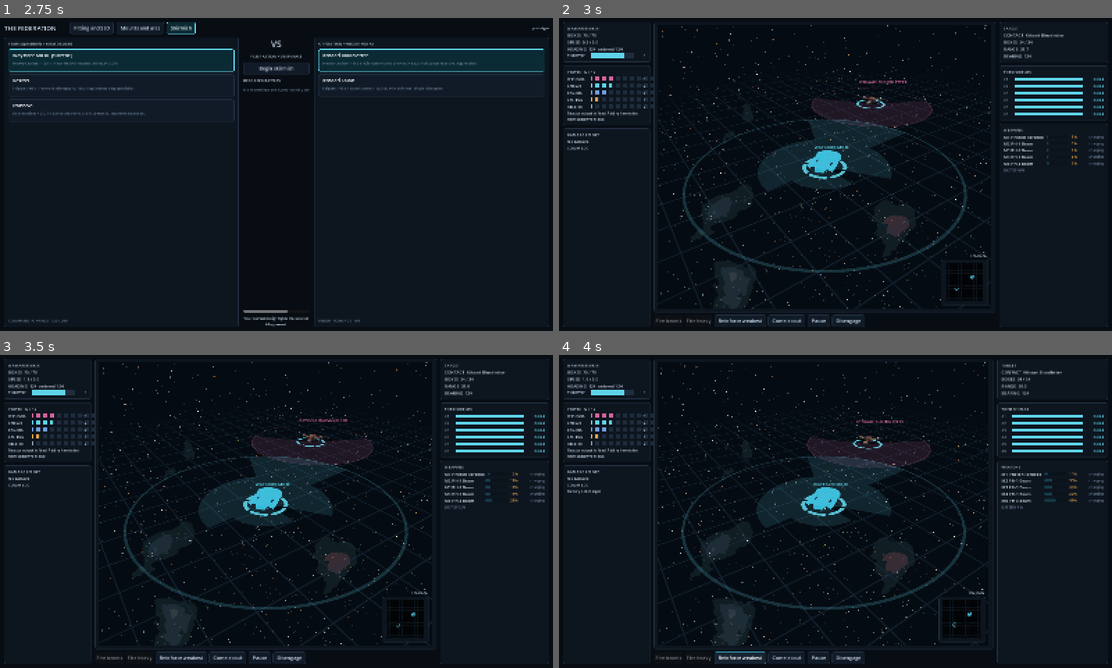
Above: before the commit, frames 1-4 (two rows, left to right).
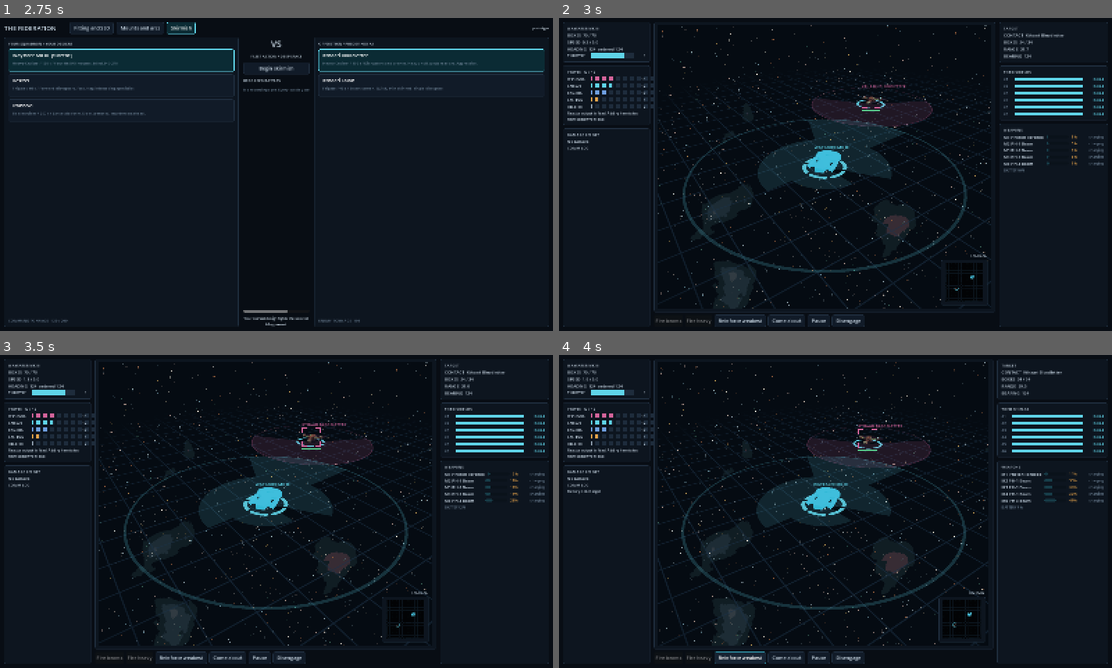
Above: after the commit, the same moments.

Repository: RubenTipparach/the-federation
Game: Godot game, scene res://scenes/main.tscn
Two runs of this game, one before a commit and one after it. Both use one fixed random seed, a clock stepped at 60 frames per second and the inputs below.
Inputs:
- Up to frame 1 (2.75 s): click "Fitting and SSD" at 0.5 s; click "Mounts and arcs" at 1.25 s; click "Skirmish" at 2 s
- Up to frame 2 (3 s): click "Begin skirmish" at 2.75 s
- Up to frame 3 (3.5 s): no input
- Up to frame 4 (4 s): click "Reinforce weakest" at 3.5 s

Frame 1 is identical in both runs. In frame 2, 0.1% of the frame differs, in the area x 54-64%, y 20-30%; in frame 3, 0.2%, in the area x 54-63%, y 20-31%; in frame 4, 0.2%.

Commit message:
Mark contacts: hover corners, right click lock, name and hull bar
A ship under the cursor now draws faint corner brackets, and right clicking
one locks onto it and draws the bracket bright with the ship's name above and
its hull bar below.

Hover and lock are one component at two strengths rather than two things to
build and keep in agreement. A hover is a suggestion, so it is dim corners
only; a lock is a decision, so it earns the name and the hull bar. Both are
painted in _draw() under the section 7 data driven exception, because the
bracket's size follows the ship's projected extent and changes with zoom and
range every frame.

The bracket is sized by projecting a point one hull radius to the ship's side
and measuring that on screen, so it hugs a frigate, opens out around a
battlecruiser, and tracks the camera without a second scale factor to keep in
step with it.

Right click routes through the same target command the cycle buttons already
use, so the mouse does not acquire a private notion of what is targeted. In a
duel the enemy is already the default target, so it shows locked from the
first frame; the hover state is what a second hostile would use.

A locked bracket carries the ship's name, so that ship's floating label stands
down. Without that the name printed twice, overlapping itself, which the first
run showed plainly.

Co-Authored-By: Claude Opus 5 <noreply@anthropic.com>
Claude-Session: https://claude.ai/code/session_01CvwCzyN7nJMTRzM6y36WyC

Diff:
--- a/scenes/combat.tscn
+++ b/scenes/combat.tscn
@@ -6,6 +6,7 @@
 [ext_resource type="PackedScene" path="res://scenes/ui/touch_controls.tscn" id="4"]
 [ext_resource type="Environment" path="res://assets/materials/env_plan_inset.tres" id="5"]
 [ext_resource type="PackedScene" path="res://scenes/ui/box_strip.tscn" id="6"]
+[ext_resource type="PackedScene" path="res://scenes/ui/target_bracket.tscn" id="7"]
 
 [node name="Combat" type="HBoxContainer"]
 anchors_preset = 15
@@ -222,6 +223,12 @@
 size = Vector2i(800, 500)
 
 [node name="World" parent="Mid/ViewPanel/Stack/ViewContainer/View" instance=ExtResource("2")]
+
+[node name="Bracket0" parent="Mid/ViewPanel/Stack" instance=ExtResource("7")]
+visible = false
+
+[node name="Bracket1" parent="Mid/ViewPanel/Stack" instance=ExtResource("7")]
+visible = false
 
 [node name="PlayerLabel" type="Label" parent="Mid/ViewPanel/Stack"]
 layout_mode = 0
--- /dev/null
+++ b/scenes/ui/target_bracket.tscn
@@ -0,0 +1,19 @@
+[gd_scene load_steps=2 format=3]
+
+[ext_resource type="Script" path="res://src/ui/target_bracket.gd" id="1"]
+
+[node name="TargetBracket" type="Control"]
+layout_mode = 3
+anchors_preset = 0
+mouse_filter = 2
+script = ExtResource("1")
+
+[node name="Name" type="Label" parent="."]
+layout_mode = 0
+anchor_right = 1.0
+offset_top = -18.0
+offset_bottom = -4.0
+mouse_filter = 2
+theme_override_font_sizes/font_size = 11
+horizontal_alignment = 1
+text = "CONTACT"
--- a/src/ui/combat_screen.gd
+++ b/src/ui/combat_screen.gd
@@ -13,6 +13,16 @@
 const THROTTLE_NOTCHES := 8
 ## Where the helm starts a battle: most of the way up, leaving room to push.
 const OPENING_THROTTLE_NOTCH := 6
+const TargetBracket := preload("res://src/ui/target_bracket.gd")
+## Markers authored in the scene, one per ship in a duel.
+const BRACKET_COUNT := 2
+## Hull radius in sim units per ton, so a bracket is sized by the ship it is
+## drawn around rather than by a single number for every hull.
+const BRACKET_RADIUS_PER_TON := 0.022
+const BRACKET_MIN_PX := 16.0
+const BRACKET_MAX_PX := 120.0
+## Extra pixels around a ship that still count as pointing at it.
+const BRACKET_PICK_SLACK := 10.0
 ## Each sink gets its own hue so the five strips are told apart at a glance
 ## rather than by counting rows. The subsystem family colours only supply four,
 ## which left shields and reserve identical, so these are named directly.
@@ -394,6 +404,17 @@
 					Catalog.tuning()["camera"]["zoom_touch_scale"]))
 			_pinch_span = span
 			return
+	# Right click locks onto the contact under the cursor. It routes through the
+	# same target command the cycle buttons use, so there is one notion of what
+	# is targeted rather than a second one owned by the mouse.
+	if event is InputEventMouseButton and event.pressed \
+			and event.button_index == MOUSE_BUTTON_RIGHT:
+		var picked: int = _ship_under_mouse()
+		if picked >= 0 and battle.ships[picked] != battle.player() and _can_command():
+			if battle.apply_command(0, "target", [picked]):
+				_note("Locked on %s" % String(
+					battle.ships[picked].fit.hull()["name"]).to_upper())
+		return
 	if event is InputEventMouseButton and event.button_index == MOUSE_BUTTON_LEFT:
 		if event.pressed:
 			_dragging = true
@@ -648,6 +669,76 @@
 	status.position = q + Vector2(-40, -42)
 	status.text = "" if downs.is_empty() else "SHIELD %s DOWN" % " ".join(downs)
 	status.add_theme_color_override("font_color", Palette.AMBER)
+	_refresh_brackets(world, stack)
+
+
+## Draw a marker over each ship: faint corners under the cursor, a full
+## bracket with name and hull bar on the one that is actually targeted.
+##
+## The bracket is sized from the ship's own projected extent rather than a
+## fixed pixel box, so it hugs a frigate and opens out around a battlecruiser,
+## and it keeps doing so as the camera zooms.
+func _refresh_brackets(world: Node3D, stack: Control) -> void:
+	var picked: int = _ship_under_mouse()
+	var target: ShipState = battle.target_for(battle.player())
+	for i in range(battle.ships.size()):
+		if i >= BRACKET_COUNT:
+			break
+		var ship: ShipState = battle.ships[i]
+		var bracket: Control = stack.get_node("Bracket%d" % i)
+		var state: int = TargetBracket.State.HIDDEN
+		if ship.alive and target != null and ship == target:
+			state = TargetBracket.State.LOCKED
+		elif ship.alive and i == picked:
+			state = TargetBracket.State.HOVER
+		# A locked bracket carries the ship's name itself, so the floating label
+		# for that ship stands down rather than printing the name twice on top
+		# of itself.
+		var label: String = "PlayerLabel" if i == 0 else "EnemyLabel"
+		stack.get_node(label).visible = state != TargetBracket.State.LOCKED
+		if state == TargetBracket.State.HIDDEN:
+			bracket.visible = false
+			continue
+		var half: float = _ship_screen_radius(world, ship)
+		var centre: Vector2 = world.screen_pos(ship.pos)
+		bracket.size = Vector2(half * 2.0, half * 2.0)
+		bracket.position = centre - Vector2(half, half)
+		bracket.show_target(state, String(ship.fit.hull()["name"]).to_upper(),
+			float(ship.total_boxes()) / maxf(1.0, float(ship.total_boxes_max())),
+			Palette.CYAN if i == 0 else Palette.MAGENTA)
+
+
+## Half the ship's on screen size, measured by projecting a point one hull
+## radius to its side. Doing it from the projection rather than from a constant
+## means the bracket tracks zoom and perspective without a second scale factor
+## to keep in step with the camera.
+func _ship_screen_radius(world: Node3D, ship: ShipState) -> float:
+	var r: float = float(ship.fit.hull()["tonnage"]) * BRACKET_RADIUS_PER_TON
+	var centre: Vector2 = world.screen_pos(ship.pos)
+	var edge: Vector2 = world.screen_pos(ship.pos + Vector2(r, 0.0))
+	return clampf(centre.distance_to(edge), BRACKET_MIN_PX, BRACKET_MAX_PX)
+
+
+## Which ship the cursor is over, or -1. Picking is done in screen space
+## against the same projection the brackets are drawn from, so what lights up
+## is exactly what is under the pointer.
+func _ship_under_mouse() -> int:
+	var container: Control = $Mid/ViewPanel/Stack/ViewContainer
+	if not container.get_global_rect().has_point(container.get_global_mouse_position()):
+		return -1
+	var world: Node3D = _world()
+	var mouse: Vector2 = container.get_local_mouse_position()
+	var best: int = -1
+	var best_d: float = INF
+	for i in range(battle.ships.size()):
+		var ship: ShipState = battle.ships[i]
+		if not ship.alive:
+			continue
+		var d: float = mouse.distance_to(world.screen_pos(ship.pos))
+		if d < _ship_screen_radius(world, ship) + BRACKET_PICK_SLACK and d < best_d:
+			best_d = d
+			best = i
+	return best
 
 
 func _note(line: String) -> void:
--- /dev/null
+++ b/src/ui/target_bracket.gd
@@ -0,0 +1,85 @@
+extends Control
+
+## The marker drawn over a ship in the tactical view: four corner brackets, the
+## ship's name above them, and its hull bar below.
+##
+## One component, two states, because a hover and a lock are the same marker at
+## two strengths rather than two things to build and keep in agreement
+## (CLAUDE.md 4.1). HOVER draws the corners alone and dim, so pointing at a
+## contact says only "this is pickable". LOCKED draws them bright and adds the
+## name and the hull bar, which is the information a player wants about the
+## ship they have actually chosen to shoot.
+##
+## Painted in _draw() under the section 7 data driven exception: the bracket's
+## size follows the ship's projected extent, which changes with zoom and range
+## every frame, so there is no static node tree that could describe it. Only
+## the name Label is a real node, because text is not worth hand drawing.
+
+enum State { HIDDEN, HOVER, LOCKED }
+
+## Length of each corner arm as a fraction of the shorter side, so the corners
+## stay corners instead of becoming a full box on a small bracket.
+const ARM_FRAC := 0.28
+const ARM_MIN := 6.0
+const THICK := 2.0
+const BAR_H := 3.0
+const BAR_GAP := 5.0
+
+var state: int = State.HIDDEN
+var tint: Color = Palette.CYAN
+var hull_frac: float = 1.0
+
+
+func show_target(p_state: int, p_name: String, p_hull_frac: float,
+		p_tint: Color) -> void:
+	state = p_state
+	tint = p_tint
+	hull_frac = clampf(p_hull_frac, 0.0, 1.0)
+	visible = state != State.HIDDEN
+	var label: Label = $Name
+	label.visible = state == State.LOCKED
+	if label.visible:
+		label.text = p_name
+		label.add_theme_color_override("font_color", tint)
+	queue_redraw()
+
+
+func _draw() -> void:
+	if state == State.HIDDEN:
+		return
+	var col: Color = tint
+	if state == State.HOVER:
+		# A hover is a suggestion, not a decision, so it is drawn faint.
+		col.a = 0.45
+	var arm: float = maxf(ARM_MIN, minf(size.x, size.y) * ARM_FRAC)
+	var w: float = size.x
+	var h: float = size.y
+	# Four corners, each two strokes. Drawn as rects rather than lines so the
+	# thickness is exact at any zoom instead of depending on line antialiasing.
+	var corners: Array = [
+		[Vector2(0, 0), Vector2(1, 1)],
+		[Vector2(w, 0), Vector2(-1, 1)],
+		[Vector2(0, h), Vector2(1, -1)],
+		[Vector2(w, h), Vector2(-1, -1)],
+	]
+	for c in corners:
+		var p: Vector2 = c[0]
+		var d: Vector2 = c[1]
+		var hx: float = p.x if d.x > 0 else p.x - arm
+		var vy: float = p.y if d.y > 0 else p.y - arm
+		draw_rect(Rect2(hx, p.y - (0.0 if d.y > 0 else THICK), arm, THICK), col)
+		draw_rect(Rect2(p.x - (0.0 if d.x > 0 else THICK), vy, THICK, arm), col)
+
+	if state != State.LOCKED:
+		return
+	# Hull bar under the bracket, full width, so damage reads without moving
+	# the eye off the ship.
+	var bar_y: float = h + BAR_GAP
+	draw_rect(Rect2(0, bar_y, w, BAR_H), Palette.LINE)
+	if hull_frac > 0.0:
+		var band: Color = Palette.OK
+		if hull_frac <= 0.25:
+			band = Palette.CRIT
+		elif hull_frac <= 0.6:
+			band = Palette.AMBER
+		draw_rect(Rect2(0, bar_y, w * hull_frac, BAR_H), band)
Not shown: 1 places in scenes/combat.tscn that only renumber resources
Not shown, added: src/ui/target_bracket.gd.uid
